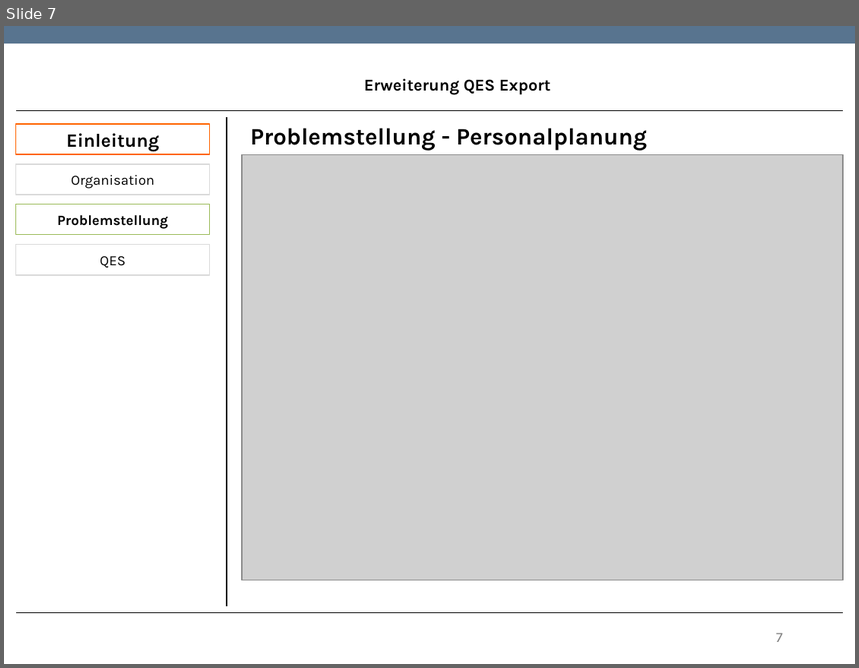
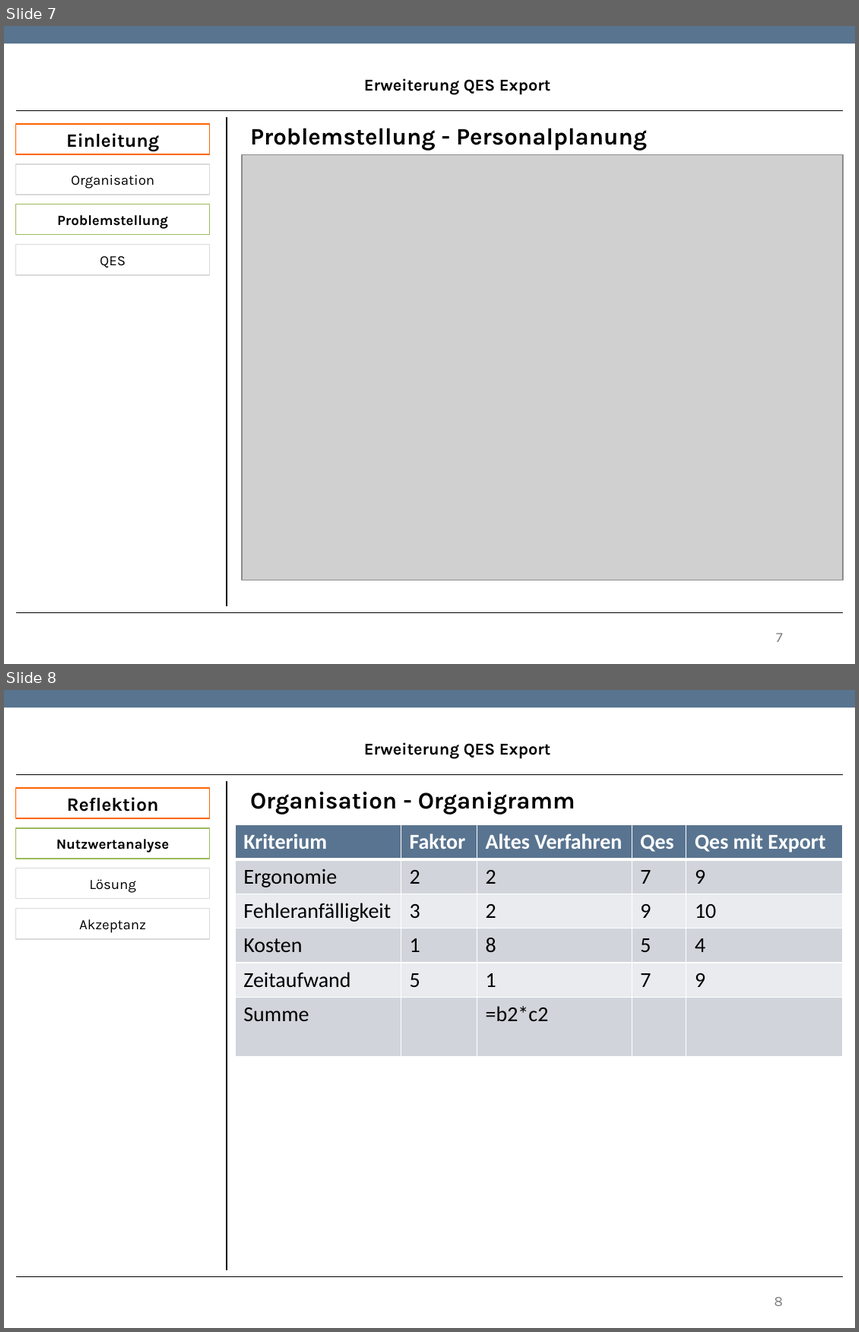
Before and after one commit to TwoHorus/dbExelExportLaravel, a slide deck: DOC/Fachgespraech.pptx. Shown one above the other, each under a label of ours: slide 7 before the commit, slides 7 and 8 after it. The pictures are 859x668 and 859x1332 pixels, drawn with LibreOffice and Linux fonts; fonts in the diff are those of the drawing; grey boxes stand for pictures; background and template pictures are left out. Boxes give left, top, right and bottom in pixels: in the first picture for what was removed or moved away, otherwise in the second. Text is boxed around its words. In the diff, an @@ line names an element or a change of style, - is before the commit and + after.

```diff
--- a/DOC/Fachgespraech.pptx
+++ b/DOC/Fachgespraech.pptx
@@ slide 8 added at (4,690,855,1328), background #FFFFFF; not listed: 1 template element that a slide beside it also shows @@
@@ text added at (364,742,551,759), 14 pt, text #000000, bold @@
+Erweiterung QES Export
@@ line added from (16, 774) to (843, 774), #000000 0.75 pt @@
@@ rectangle added at (16,788,210,818), fill #FFFFFF, outline #FF6400 0.85 pt, 16 pt, text #000000, bold @@
+Reflektion
@@ line added from (227, 781) to (227, 1271), #000000 0.75 pt @@
@@ text added at (250,792,576,815), 20 pt, text #000000, bold @@
+Organisation - Organigramm
@@ table added at (236,825,843,1057), 6 rows, 5 columns @@
+Kriterium | Faktor | Altes Verfahren | Qes | Qes mit Export
+Ergonomie | 2 | 2 | 7 | 9
+Fehleranfälligkeit | 3 | 2 | 9 | 10
+Kosten | 1 | 8 | 5 | 4
+Zeitaufwand | 5 | 1 | 7 | 9
+Summe |  | =b2*c2 |  | 
@@ rectangle added at (16,828,210,859), fill #FFFFFF, outline #9BBB59 0.85 pt, 12 pt, text #000000, bold @@
+Nutzwertanalyse
@@ rectangle added at (16,869,210,900), fill #FFFFFF, outline #DADADA 0.85 pt, 12 pt, text #000000 @@
+Lösung
@@ rectangle added at (16,909,210,939), fill #FFFFFF, outline #DADADA 0.85 pt, 12 pt, text #000000 @@
+Akzeptanz
@@ line added from (16, 1277) to (843, 1277), #000000 0.75 pt @@
@@ page number added at (775,1297,783,1306), 12 pt, text #808080 @@
+8
```
